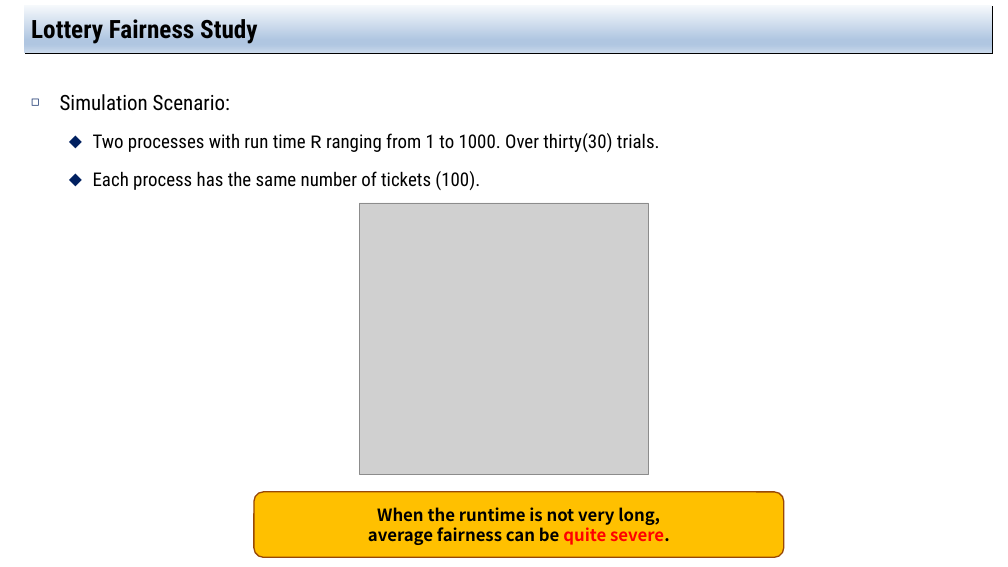
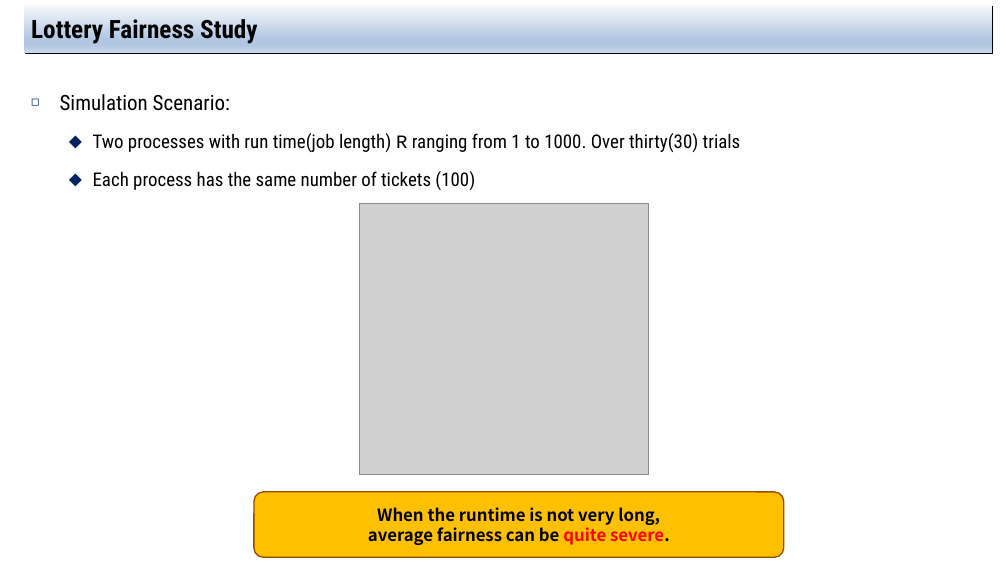
Before and after one commit to jachermocilla/extra-course-materials, a slide deck: slide 13 of cmsc125/ostep/slides/01.Virtualization/09.Scheduling_Proportional_Share.pptx. Drawn at 1008x567 pixels with LibreOffice and Linux fonts; fonts in the diff are those of the drawing; grey boxes stand for pictures. Boxes give left, top, right and bottom in pixels: in the first picture for what was removed or moved away, otherwise in the second. Text is boxed around its words. In the diff, an @@ line names an element or a change of style, - is before the commit and + after.

```diff
--- a/cmsc125/ostep/slides/01.Virtualization/09.Scheduling_Proportional_Share.pptx
+++ b/cmsc125/ostep/slides/01.Virtualization/09.Scheduling_Proportional_Share.pptx
@@ text at (93, 133, 741, 190): text changed @@
-  ⬥ Two processes with run time R ranging from 1 to 1000. Over thirty(30) trials.
-  ⬥ Each process has the same number of tickets (100).
+  ⬥ Two processes with run time(job length) R ranging from 1 to 1000. Over thirty(30) trials
+  ⬥ Each process has the same number of tickets (100)
```
Also in this commit, not shown: 8 other slides changed, 1 slide added, 2 other files.
